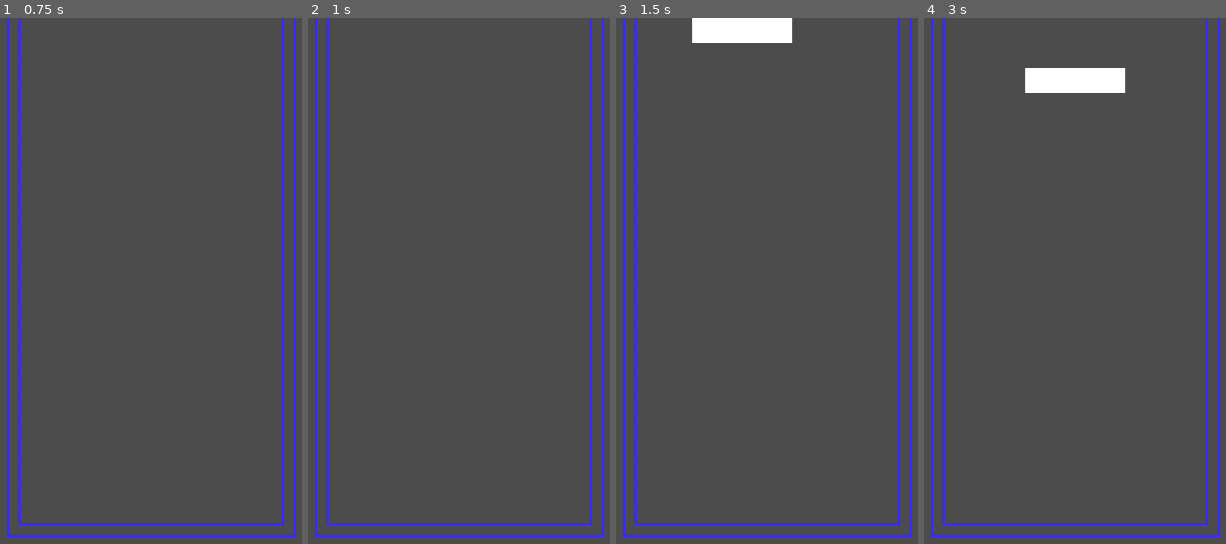
Above: before the commit, frames 1-4 (left to right).
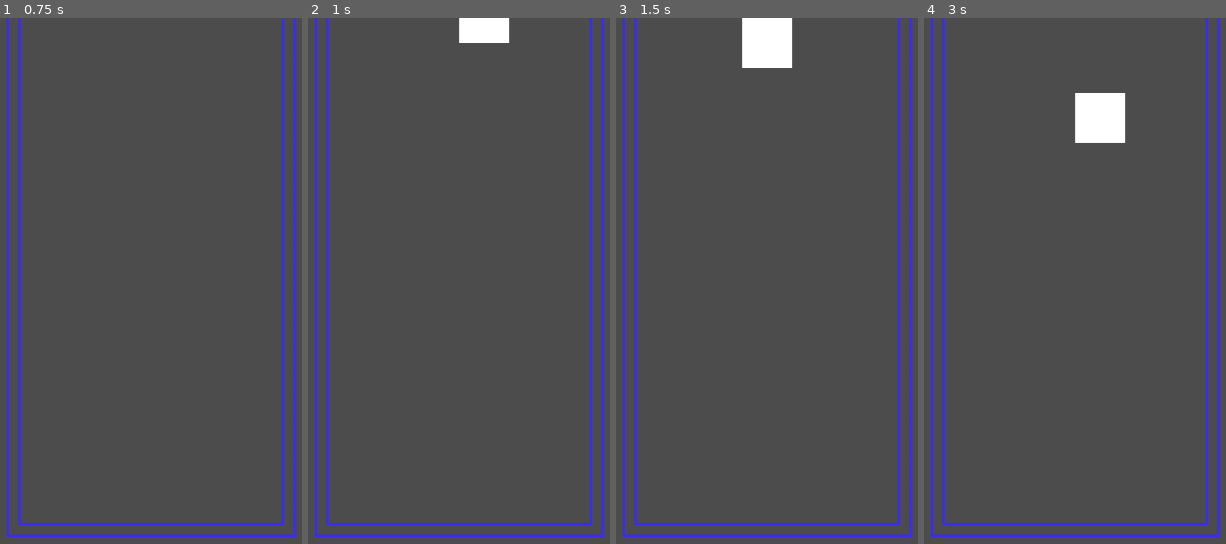
Above: after the commit, the same moments.

Repository: ImUrX/methris
Game: Godot game, scene res://Node2D.tscn
Same seed, same stepped clock (60 frames per second), same inputs: the game is played once before the commit and once after it. The project has no main scene, so this scene is started directly.
Inputs:
- Up to frame 1 (0.75 s): tap Enter at 0.5 s; hold Right (right) from 0.53 s (still down); tap Space (flip) at 0.6 s
- Up to frame 2 (1 s): keep holding Right (right)
- Up to frame 3 (1.5 s): tap Space (flip) at 1.25, 1.35 s; release Right (right) at 1.28 s; hold A (left) from 1.28 s (still down)
- Up to frame 4 (3 s): release A (left) at 2.03 s; hold Right (right) from 2.03 s (still down); tap Space (flip) at 2.1, 2.85 s; tap Enter at 2.75 s

Frame 1 is identical in both runs. In frame 2, 0.8% of the frame differs, in the area x 50-67%, y 0-5%; in frame 3, 1.6%; in frame 4, 3.2%, in the area x 33-67%, y 9-24%.

Commit message:
agregada la funcionalidad de borrar la línea cuando se completa

Diff:
--- a/TileMap.gd
+++ b/TileMap.gd
@@ -3,7 +3,7 @@
 
 const xMax = [10,19]
 const yMax = [0,19]
-var blocks = [load("res://blocks/Stick.gd"), load("res://blocks/J.gd"), load("res://blocks/S.gd"), load("res://blocks/Z.gd")]
+var blocks = [load("res://blocks/L.gd"), load("res://blocks/Square.gd"), load("res://blocks/Threeway.gd"), load("res://blocks/Stick.gd"), load("res://blocks/J.gd")]
 
 # Declare member variables here. Examples:
 var time = 0
@@ -39,6 +39,16 @@
 		instance.y -= 1
 		instance.graph(self, 0)
 		if(try):
+			var aux = false
+			for i in range(instance.size):
+				if(fullLine(instance.y - i)):
+					aux = true
+					for j in range (10, 20):
+						self.set_cell(j, instance.y - i, -1)
+					#agregar puntitos
+
+
+
 			instance = randomBlock()
 			time -= 0.5
 			return
@@ -49,3 +59,8 @@
 
 func randomBlock():
 	return blocks[rng.randi_range(0, blocks.size() - 1)].new()
+
+func fullLine(y: int):
+	for x in range(10, 20):
+		if(self.get_cell(x, y) != 0): return false
+	return true
